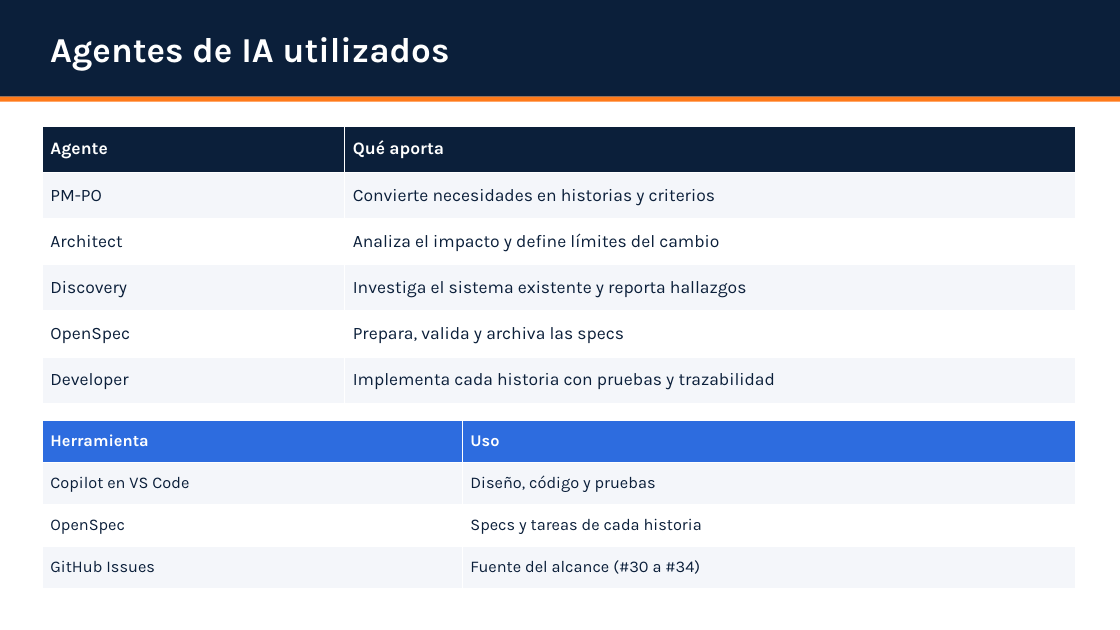
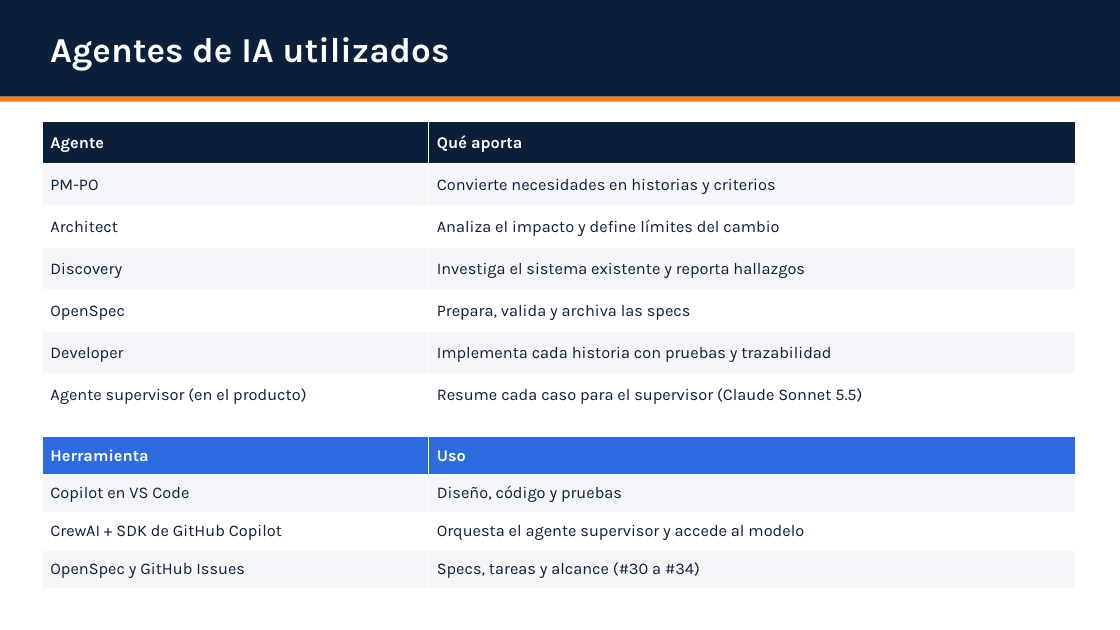
Before and after one commit to user-bcp-studentntt28/ai-labs, a slide deck: slide 8 of docs/Conciliacion-Presentacion.pptx (slide 7 before the commit). Drawn at 1120x630 pixels with LibreOffice and Linux fonts; fonts in the diff are those of the drawing. Boxes give left, top, right and bottom in pixels: in the first picture for what was removed or moved away, otherwise in the second. Text is boxed around its words. In the diff, an @@ line names an element or a change of style, - is before the commit and + after.

```diff
--- a/docs/Conciliacion-Presentacion.pptx
+++ b/docs/Conciliacion-Presentacion.pptx
@@ table at (42, 122, 1075, 416) @@
+row 7: Agente supervisor (en el producto) | Resume cada caso para el supervisor (Claude Sonnet 5.5)
@@ table: place and size @@
-table at (42, 126, 1075, 403)
+table at (42, 122, 1075, 416)
@@ table at (42, 437, 1075, 588) @@
-row 3, column 1: OpenSpec
+row 3, column 1: CrewAI + SDK de GitHub Copilot
-row 3, column 2: Specs y tareas de cada historia
+row 3, column 2: Orquesta el agente supervisor y accede al modelo
-row 4, column 1: GitHub Issues
+row 4, column 1: OpenSpec y GitHub Issues
-row 4, column 2: Fuente del alcance (#30 a #34)
+row 4, column 2: Specs, tareas y alcance (#30 a #34)
@@ table: place and size @@
-table at (42, 420, 1075, 588)
+table at (42, 437, 1075, 588)
```
Also in this commit, not shown: 6 other slides changed, 1 slide added, 53 other files.
